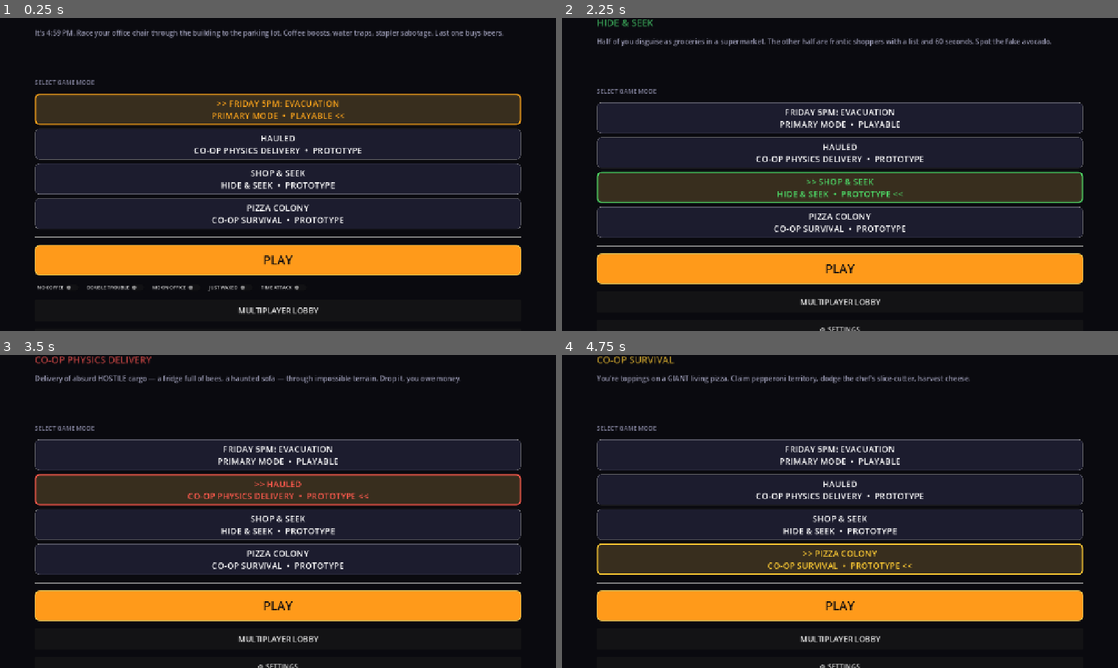
Above: before the commit, frames 1-4 (two rows, left to right).
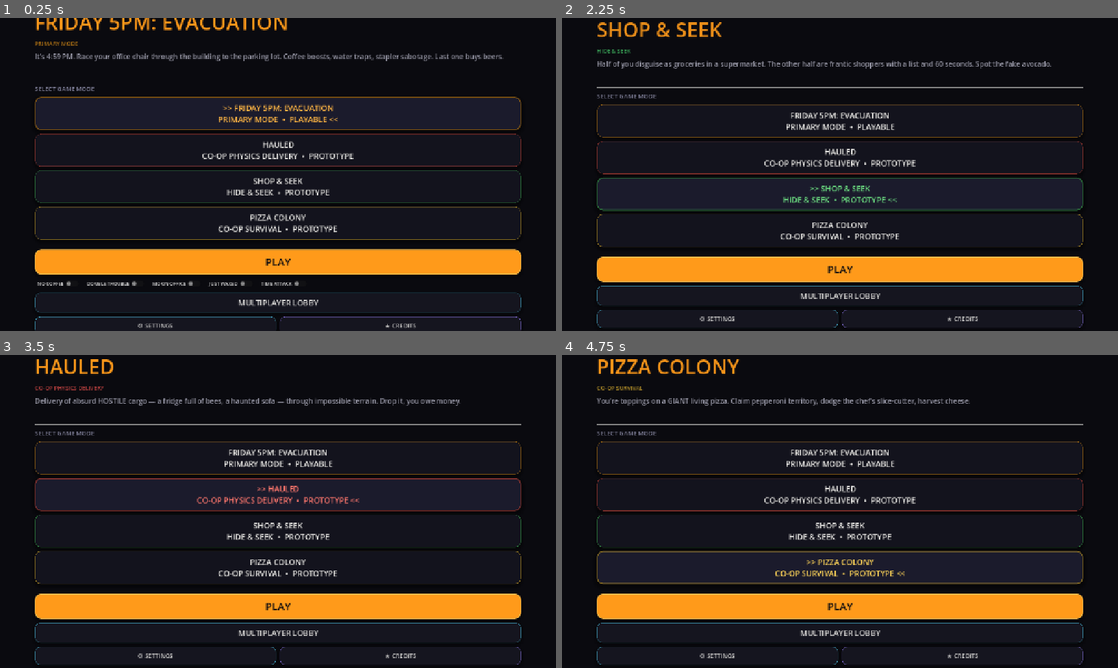
Above: after the commit, the same moments.

Repository: jiracipika/friday-evacuation
Game: Godot game, scene res://scenes/Main.tscn
Two runs of this game, one before a commit and one after it. Both use one fixed random seed, a clock stepped at 60 frames per second and the inputs below.
Inputs:
- Up to frame 1 (0.25 s): no input
- Up to frame 2 (2.25 s): click "HAULED CO-OP PHYSICS DELIVERY…" at 0.5 s; click "FRIDAY 5PM: EVACUATION PRIMAR…" at 1.25 s; click "SHOP & SEEK HIDE & SEEK • PRO…" at 2 s
- Up to frame 3 (3.5 s): click "HAULED CO-OP PHYSICS DELIVERY…" at 2.75 s
- Up to frame 4 (4.75 s): click "SHOP & SEEK HIDE & SEEK • PRO…" at 3.5 s; click "PIZZA COLONY CO-OP SURVIVAL •…" at 4.25 s

The runs differ from the first frame. In frame 1, 25% of the frame differs, in the area x 6-94%, y 0-100%; in frame 2, 23%; in frame 3, 22%; in frame 4, 23%.

Commit message:
Add shared UI theme, 8-character roster, visual design bible
- UITheme.gd: shared 'Corporate Panic' design system (panel/button/mode-card
  styles, palette constants) used by Main menu and ModeCard
- CharacterRoster.gd: 8 characters with roles/taglines/colors/chair styles
- CHARACTER-AND-UI-BIBLE.md: design language reference
- Main menu restyled: utility row, selected-card treatment, alpha breathing
  title (replaces position bob)
- VisualDesignSmokeTest.gd validates roster + theme minimums
- Verified: VisualDesignSmokeTest PASS, real boot 0 errors, BootTest PASS

(Recovered complete-but-uncommitted session work from earlier today)

Diff:
--- a/scenes/Main.tscn
+++ b/scenes/Main.tscn
@@ -26,16 +26,16 @@
 anchor_right = 1.0
 anchor_bottom = 1.0
 offset_left = 80.0
-offset_top = 40.0
+offset_top = 24.0
 offset_right = -80.0
-offset_bottom = -40.0
+offset_bottom = -24.0
 grow_horizontal = 2
 grow_vertical = 2
-theme_override_constants/separation = 16
+theme_override_constants/separation = 9
 
 [node name="Spacer" type="Control" parent="VBox"]
 layout_mode = 2
-custom_minimum_size = Vector2(0, 20)
+custom_minimum_size = Vector2(0, 4)
 
 [node name="Title" type="Label" parent="VBox"]
 layout_mode = 2
@@ -56,7 +56,7 @@
 theme_override_font_sizes/font_size = 16
 theme_override_colors/font_color = Color(0.6, 0.6, 0.7, 1)
 autowrap_mode = 3
-custom_minimum_size = Vector2(0, 80)
+custom_minimum_size = Vector2(0, 54)
 
 [node name="Sep1" type="HSeparator" parent="VBox"]
 layout_mode = 2
@@ -76,27 +76,27 @@
 
 [node name="PlayButton" type="Button" parent="VBox"]
 layout_mode = 2
-custom_minimum_size = Vector2(0, 70)
+custom_minimum_size = Vector2(0, 58)
 text = "PLAY"
 theme_override_font_sizes/font_size = 28
 
 [node name="HostButton" type="Button" parent="VBox"]
 layout_mode = 2
-custom_minimum_size = Vector2(0, 50)
+custom_minimum_size = Vector2(0, 42)
 text = "HOST MULTIPLAYER"
 visible = false
 theme_override_font_sizes/font_size = 18
 
 [node name="JoinButton" type="Button" parent="VBox"]
 layout_mode = 2
-custom_minimum_size = Vector2(0, 50)
+custom_minimum_size = Vector2(0, 42)
 text = "JOIN MULTIPLAYER"
 visible = false
 theme_override_font_sizes/font_size = 18
 
 [node name="BackButton" type="Button" parent="VBox"]
 layout_mode = 2
-custom_minimum_size = Vector2(0, 50)
+custom_minimum_size = Vector2(0, 42)
 text = "BACK"
 visible = false
 theme_override_font_sizes/font_size = 18
--- /dev/null
+++ b/scripts/CharacterRoster.gd
@@ -0,0 +1,131 @@
+class_name FridayCharacterRoster
+extends RefCounted
+
+const DEFAULT_ID := "deadline_dana"
+
+const CHARACTERS: Array[Dictionary] = [
+	{
+		"id": "deadline_dana",
+		"name": "Deadline Dana",
+		"role": "PROJECT MANAGER",
+		"tagline": "The calendar says leave. Dana says deliver.",
+		"body": "ff9a1a",
+		"accent": "57d7ff",
+		"chair": "executive",
+		"silhouette": "upright_blazer",
+		"accessory": "clipboard_shield",
+		"face": "determined",
+	},
+	{
+		"id": "it_iggy",
+		"name": "I.T. Iggy",
+		"role": "SYSTEMS ADMIN",
+		"tagline": "Has restarted the building twice.",
+		"body": "57d7ff",
+		"accent": "b9f34a",
+		"chair": "mesh_task",
+		"silhouette": "hoodie_headset",
+		"accessory": "keyboard_booster",
+		"face": "sleep_deprived",
+	},
+	{
+		"id": "hr_harriet",
+		"name": "H.R. Harriet",
+		"role": "PEOPLE & CULTURE",
+		"tagline": "This incident will require a workshop.",
+		"body": "ff73b5",
+		"accent": "ffd65c",
+		"chair": "ergonomic",
+		"silhouette": "power_bob_cardigan",
+		"accessory": "policy_binder",
+		"face": "professionally_concerned",
+	},
+	{
+		"id": "intern_ian",
+		"name": "Intern Ian",
+		"role": "UNPAID VELOCITY",
+		"tagline": "No access badge. Infinite optimism.",
+		"body": "b9f34a",
+		"accent": "9b82ff",
+		"chair": "borrowed_stool",
+		"silhouette": "oversized_hoodie",
+		"accessory": "coffee_tower",
+		"face": "terrified_delight",
+	},
+	{
+		"id": "finance_fiona",
+		"name": "Finance Fiona",
+		"role": "BUDGET CONTROL",
+		"tagline": "Every collision has a cost center.",
+		"body": "9b82ff",
+		"accent": "62efff",
+		"chair": "premium_lumbar",
+		"silhouette": "sharp_suit_bun",
+		"accessory": "calculator_dash",
+		"face": "unimpressed",
+	},
+	{
+		"id": "facilities_frank",
+		"name": "Facilities Frank",
+		"role": "BUILDING OPERATIONS",
+		"tagline": "Knows every shortcut and every loose wheel.",
+		"body": "ffd65c",
+		"accent": "ff6f61",
+		"chair": "maintenance_cart",
+		"silhouette": "hi_vis_toolbelt",
+		"accessory": "mop_lance",
+		"face": "seen_everything",
+	},
+	{
+		"id": "legal_lee",
+		"name": "Legal Lee",
+		"role": "RISK & COMPLIANCE",
+		"tagline": "Participation does not imply liability.",
+		"body": "ff6f61",
+		"accent": "f7f6f2",
+		"chair": "leather_highback",
+		"silhouette": "long_coat_glasses",
+		"accessory": "waiver_scroll",
+		"face": "objecting",
+	},
+	{
+		"id": "remote_ron",
+		"name": "Remote Ron",
+		"role": "CAMERA OFF",
+		"tagline": "Technically has not entered the office.",
+		"body": "45d9ca",
+		"accent": "ff9a1a",
+		"chair": "gaming_rig",
+		"silhouette": "blanket_headphones",
+		"accessory": "webcam_drone",
+		"face": "buffering",
+	},
+]
+
+static func all() -> Array[Dictionary]:
+	return CHARACTERS.duplicate(true)
+
+static func get_character(character_id: String) -> Dictionary:
+	for character in CHARACTERS:
+		if character.id == character_id:
+			return character.duplicate(true)
+	return CHARACTERS[0].duplicate(true)
+
+static func ids() -> Array[String]:
+	var result: Array[String] = []
+	for character in CHARACTERS:
+		result.append(character.id)
+	return result
+
+static func validate() -> PackedStringArray:
+	var errors := PackedStringArray()
+	var seen := {}
+	for character in CHARACTERS:
+		for key in ["id", "name", "role", "tagline", "body", "accent", "chair", "silhouette", "accessory", "face"]:
+			if not character.has(key) or str(character[key]).strip_edges().is_empty():
+				errors.append("%s missing %s" % [str(character.get("id", "unknown")), key])
+		var character_id := str(character.get("id", ""))
+		if seen.has(character_id):
+			errors.append("duplicate id: " + character_id)
+		seen[character_id] = true
+	return errors
--- a/scripts/Main.gd
+++ b/scripts/Main.gd
@@ -1,5 +1,7 @@
 # Main.gd — Main menu / mode select screen
 extends Control
+
+const UI_THEME = preload("res://scripts/UITheme.gd")
 
 const MODE_INFO = [
 	{
@@ -38,10 +40,10 @@
 var lobby_overlay: Control
 var settings_button: Button
 var credits_button: Button
+var utility_row: HBoxContainer
 var modifier_row: HBoxContainer
 var modifier_toggles: Array[CheckButton] = []
 var stats_label: Label
-var title_base_y: float = 0.0
 var menu_time: float = 0.0
 
 # UI nodes
@@ -61,17 +63,22 @@
 
 	play_button.pressed.connect(_on_play)
 	_build_modifier_row()
+	utility_row = HBoxContainer.new()
+	utility_row.add_theme_constant_override("separation", 8)
+	$VBox.add_child(utility_row)
 	settings_button = Button.new()
 	settings_button.text = "⚙ SETTINGS"
-	settings_button.custom_minimum_size = Vector2(0, 46)
-	settings_button.add_theme_font_size_override("font_size", 16)
-	$VBox.add_child(settings_button)
+	settings_button.custom_minimum_size = Vector2(0, 42)
+	settings_button.size_flags_horizontal = Control.SIZE_EXPAND_FILL
+	settings_button.add_theme_font_size_override("font_size", 14)
+	utility_row.add_child(settings_button)
 	settings_button.pressed.connect(_open_settings)
 	credits_button = Button.new()
 	credits_button.text = "★ CREDITS"
-	credits_button.custom_minimum_size = Vector2(0, 46)
-	credits_button.add_theme_font_size_override("font_size", 16)
-	$VBox.add_child(credits_button)
+	credits_button.custom_minimum_size = Vector2(0, 42)
+	credits_button.size_flags_horizontal = Control.SIZE_EXPAND_FILL
+	credits_button.add_theme_font_size_override("font_size", 14)
+	utility_row.add_child(credits_button)
 	credits_button.pressed.connect(_open_credits)
 	stats_label = Label.new()
 	stats_label.text = ""
@@ -83,7 +90,6 @@
 	if stats:
 		stats_label.text = stats.get_summary_line()
 		stats.stats_updated.connect(func(): stats_label.text = stats.get_summary_line())
-	title_base_y = title_label.position.y
 	_build_menu_theme()
 	host_button.visible = true
 	host_button.text = "MULTIPLAYER LOBBY"
@@ -140,7 +146,10 @@
 		modifier_row.visible = idx == 0
 
 	for i in range(buttons.size()):
-		buttons[i].disabled = i == idx
+		if buttons[i].has_method("set_selected"):
+			buttons[i].set_selected(i == idx)
+		else:
+			buttons[i].disabled = i == idx
 		if i == idx:
 			buttons[i].text = ">> %s\n%s  •  %s <<" % [MODE_INFO[i].title, MODE_INFO[i].subtitle, "PLAYABLE" if i == 0 else "PROTOTYPE"]
 		else:
@@ -163,31 +172,22 @@
 func _process(delta: float) -> void:
 	menu_time += delta
 	if title_label:
-		title_label.position.y = title_base_y + sin(menu_time * 2.0) * 3.0
+		title_label.modulate.a = 0.96 + sin(menu_time * 2.0) * 0.04
 
 func _build_menu_theme() -> void:
-	var card_style = StyleBoxFlat.new()
-	card_style.bg_color = Color("1c1c2e")
-	card_style.border_color = Color(1, 1, 1, 0.12)
-	card_style.set_border_width_all(1)
-	card_style.set_corner_radius_all(10)
-	card_style.content_margin_left = 16.0
-	card_style.content_margin_right = 16.0
-	for button in buttons:
-		button.add_theme_stylebox_override("normal", card_style)
-		button.add_theme_stylebox_override("hover", _make_button_style(Color(0.15, 0.15, 0.25), Color("ff9a1a"), 2))
-		button.add_theme_stylebox_override("pressed", _make_button_style(Color(0.22, 0.18, 0.12), Color("ffb52e"), 3))
-	play_button.add_theme_stylebox_override("normal", _make_button_style(Color("ff9a1a"), Color("ffcf55"), 2))
-	play_button.add_theme_color_override("font_color", Color("0a0a0f"))
-	play_button.add_theme_color_override("font_hover_color", Color.WHITE)
-
-func _make_button_style(bg: Color, border: Color, width: int) -> StyleBoxFlat:
-	var style = StyleBoxFlat.new()
-	style.bg_color = bg
-	style.border_color = border
-	style.set_border_width_all(width)
-	style.set_corner_radius_all(10)
-	return style
+	title_label.add_theme_color_override("font_color", UI_THEME.color(UI_THEME.ORANGE))
+	title_label.add_theme_font_size_override("font_size", 46)
+	subtitle_label.add_theme_font_size_override("font_size", 13)
+	desc_label.add_theme_color_override("font_color", UI_THEME.color(UI_THEME.TEXT_MUTED))
+	desc_label.add_theme_font_size_override("font_size", 16)
+	UI_THEME.apply_primary(play_button)
+	UI_THEME.apply_secondary(host_button, UI_THEME.color(UI_THEME.CYAN))
+	UI_THEME.apply_secondary(join_button, UI_THEME.color(UI_THEME.LIME))
+	UI_THEME.apply_secondary(back_button, UI_THEME.color(UI_THEME.CORAL))
+	if settings_button:
+		UI_THEME.apply_secondary(settings_button, UI_THEME.color(UI_THEME.CYAN))
+	if credits_button:
+		UI_THEME.apply_secondary(credits_button, UI_THEME.color(UI_THEME.VIOLET))
 
 func _open_lobby() -> void:
 	if lobby_overlay:
--- a/scripts/ModeCard.gd
+++ b/scripts/ModeCard.gd
@@ -1,4 +1,6 @@
 extends Button
+
+const UI_THEME = preload("res://scripts/UITheme.gd")
 
 var mode_title := "MODE"
 var mode_subtitle := ""
@@ -11,31 +13,8 @@
 	mode_status = status
 	accent = color
 	text = "%s\n%s  •  %s" % [mode_title, mode_subtitle, mode_status]
-	add_theme_font_size_override("font_size", 20)
-	add_theme_color_override("font_color", Color.WHITE)
-	add_theme_color_override("font_hover_color", Color.WHITE)
-	add_theme_color_override("font_disabled_color", accent)
-	var normal = StyleBoxFlat.new()
-	normal.bg_color = Color("1c1c2e")
-	normal.border_color = Color(1, 1, 1, 0.12)
-	normal.set_border_width_all(1)
-	normal.set_corner_radius_all(10)
-	normal.content_margin_left = 16.0
-	normal.content_margin_right = 16.0
-	add_theme_stylebox_override("normal", normal)
-	var hover = StyleBoxFlat.new()
-	hover.bg_color = Color(0.15, 0.15, 0.25)
-	hover.border_color = accent
-	hover.set_border_width_all(2)
-	hover.set_corner_radius_all(10)
-	hover.content_margin_left = 16.0
-	hover.content_margin_right = 16.0
-	add_theme_stylebox_override("hover", hover)
-	var disabled = StyleBoxFlat.new()
-	disabled.bg_color = Color(0.22, 0.18, 0.12)
-	disabled.border_color = accent
-	disabled.set_border_width_all(3)
-	disabled.set_corner_radius_all(10)
-	disabled.content_margin_left = 16.0
-	disabled.content_margin_right = 16.0
-	add_theme_stylebox_override("disabled", disabled)
+	UI_THEME.apply_mode_card(self, accent)
+
+func set_selected(selected: bool) -> void:
+	disabled = selected
+	UI_THEME.apply_mode_card(self, accent, selected)
--- /dev/null
+++ b/scripts/UITheme.gd
@@ -0,0 +1,75 @@
+class_name FridayUITheme
+extends RefCounted
+
+const BG := "0a0a0f"
+const SURFACE := "15151f"
+const SURFACE_RAISED := "1c1c2e"
+const SURFACE_HOVER := "25253a"
+const TEXT := "f7f6f2"
+const TEXT_MUTED := "9b9baa"
+const ORANGE := "ff9a1a"
+const ORANGE_BRIGHT := "ffbd4a"
+const CYAN := "57d7ff"
+const LIME := "b9f34a"
+const CORAL := "ff6f61"
+const VIOLET := "9b82ff"
+
+static func color(hex: String, alpha: float = 1.0) -> Color:
+	var value := Color(hex)
+	value.a = alpha
+	return value
+
+static func panel_style(accent: Color = color(ORANGE), strong: bool = false) -> StyleBoxFlat:
+	var style := StyleBoxFlat.new()
+	style.bg_color = color(SURFACE_RAISED if strong else SURFACE, 0.96)
+	style.border_color = Color(accent.r, accent.g, accent.b, 0.5 if strong else 0.2)
+	style.set_border_width_all(1 if not strong else 2)
+	style.set_corner_radius_all(14)
+	style.content_margin_left = 18.0
+	style.content_margin_right = 18.0
+	style.content_margin_top = 12.0
+	style.content_margin_bottom = 12.0
+	style.shadow_color = Color(0, 0, 0, 0.38)
+	style.shadow_size = 10 if strong else 6
+	style.shadow_offset = Vector2(0, 5)
+	return style
+
+static func button_style(bg: Color, border: Color, width: int = 1, radius: int = 12) -> StyleBoxFlat:
+	var style := StyleBoxFlat.new()
+	style.bg_color = bg
+	style.border_color = border
+	style.set_border_width_all(width)
+	style.set_corner_radius_all(radius)
+	style.content_margin_left = 18.0
+	style.content_margin_right = 18.0
+	style.content_margin_top = 10.0
+	style.content_margin_bottom = 10.0
+	style.shadow_color = Color(0, 0, 0, 0.3)
+	style.shadow_size = 7
+	style.shadow_offset = Vector2(0, 4)
+	return style
+
+static func apply_mode_card(button: Button, accent: Color, selected: bool = false) -> void:
+	button.add_theme_font_size_override("font_size", 18)
+	button.add_theme_color_override("font_color", color(TEXT))
+	button.add_theme_color_override("font_hover_color", color(TEXT))
+	button.add_theme_color_override("font_disabled_color", accent.lightened(0.18))
+	button.add_theme_stylebox_override("normal", panel_style(accent, false))
+	button.add_theme_stylebox_override("hover", button_style(color(SURFACE_HOVER), accent, 2))
+	button.add_theme_stylebox_override("pressed", button_style(accent.darkened(0.68), accent.lightened(0.18), 2))
+	button.add_theme_stylebox_override("disabled", panel_style(accent, true))
+	button.modulate = Color.WHITE if selected else Color(1, 1, 1, 0.94)
+
+static func apply_primary(button: Button) -> void:
+	button.add_theme_stylebox_override("normal", button_style(color(ORANGE), color(ORANGE_BRIGHT), 2, 14))
+	button.add_theme_stylebox_override("hover", button_style(color(ORANGE_BRIGHT), Color.WHITE, 2, 14))
+	button.add_theme_stylebox_override("pressed", button_style(color(ORANGE).darkened(0.18), color(ORANGE_BRIGHT), 2, 14))
+	button.add_theme_color_override("font_color", color(BG))
+	button.add_theme_color_override("font_hover_color", color(BG))
+	button.add_theme_font_size_override("font_size", 24)
+
+static func apply_secondary(button: Button, accent: Color = color(CYAN)) -> void:
+	button.add_theme_stylebox_override("normal", button_style(color(SURFACE), Color(accent.r, accent.g, accent.b, 0.28), 1))
+	button.add_theme_stylebox_override("hover", button_style(color(SURFACE_HOVER), accent, 2))
+	button.add_theme_color_override("font_color", color(TEXT, 0.86))
+	button.add_theme_color_override("font_hover_color", color(TEXT))
--- /dev/null
+++ b/scripts/VisualDesignSmokeTest.gd
@@ -0,0 +1,35 @@
+extends SceneTree
+
+const UIThemeScript = preload("res://scripts/UITheme.gd")
+const RosterScript = preload("res://scripts/CharacterRoster.gd")
+
+func _init() -> void:
+	var failures := PackedStringArray()
+	var roster_errors: PackedStringArray = RosterScript.validate()
+	failures.append_array(roster_errors)
+
+	var characters: Array[Dictionary] = RosterScript.all()
+	if characters.size() != 8:
+		failures.append("expected 8 characters, got %d" % characters.size())
+	if not RosterScript.ids().has(RosterScript.DEFAULT_ID):
+		failures.append("default character id missing from roster")
+
+	var panel: StyleBoxFlat = UIThemeScript.panel_style(UIThemeScript.color(UIThemeScript.ORANGE), true)
+	if panel.corner_radius_top_left < 12:
+		failures.append("panel corner radius below design-system minimum")
+	if panel.border_width_left != 2:
+		failures.append("strong panel border should be 2px")
+
+	var button := Button.new()
+	UIThemeScript.apply_primary(button)
+	if button.get_theme_font_size("font_size") < 20:
+		failures.append("primary button typography too small")
+	button.free()
+
+	if failures.is_empty():
+		print("[PASS] Friday visual system: 8-character roster + shared UI theme")
+		quit(0)
+	else:
+		for failure in failures:
+			push_error("[FAIL] " + failure)
+		quit(1)
Not shown, added: docs/CHARACTER-AND-UI-BIBLE.md
